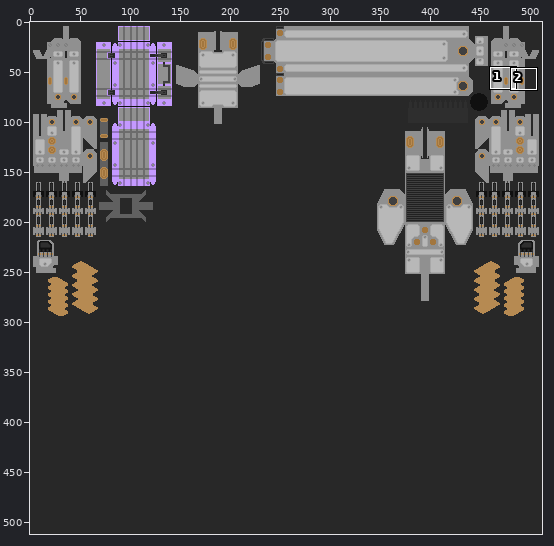
Two versions of one pixel-art file, exegesis_vrc_avatars/Assets/_exegesis/ncho/ncho_tex/ncho_props/ncho_props.aseprite. The picture above shows the old version from afar; the outline marks the close-up.
Close-up. Before:
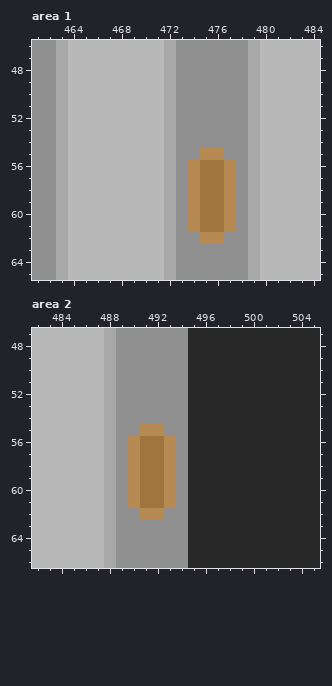
512x512 pixels, 1 frame. Colours within 5 levels of each other are drawn and written as one. Shown: area 1: x 461..484, y 46..65; area 2: x 482..505, y 47..66. The commit also changed other parts of the picture, which this record leaves out.
Once edited:
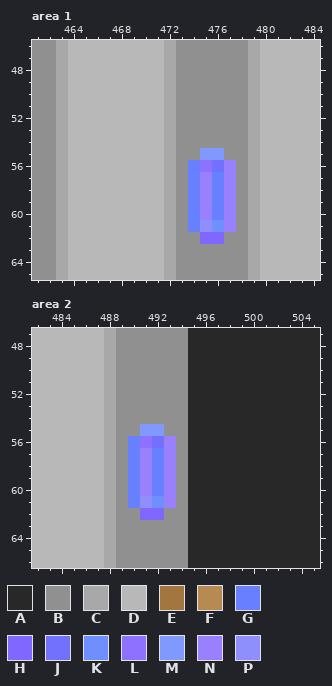
Palette (. is transparent): A #282828  B #909090  C #a8a8a8  D #b8b8b8  E #a2763e  F #b68a52  G #6780ff  H #8067ff  J #7171fd  K #718efd  L #8e71fe  M #8099ff  N #9980ff  P #8e8efd
Changes in this commit:
layer "normal/arm_pack_normal/mag_holsters_norm" now shown
--- area 1, layer "normal/arm_pack_normal/mag_holsters_norm"
@@ x 472..479 @@
 54 CBBBBBBC
-55 CBBFFBBC
-56 CBFEEFBC
-57 CBFEEFBC
-58 CBFEEFBC
-59 CBFEEFBC
-60 CBFEEFBC
-61 CBFEEFBC
-62 CBBFFBBC
+55 CBBMMBBC
+56 CBGLJNBC
+57 CBGNGNBC
+58 CBGNGNBC
+59 CBGNGNBC
+60 CBGNGNBC
+61 CBGPKNBC
+62 CBBHHBBC
 63 CBBBBBBC
--- area 2, layer "normal/arm_pack_normal/mag_holsters_norm"
@@ x 488..495 @@
 54 CBBBBBBA
-55 CBBFFBBA
-56 CBFEEFBA
-57 CBFEEFBA
-58 CBFEEFBA
-59 CBFEEFBA
-60 CBFEEFBA
-61 CBFEEFBA
-62 CBBFFBBA
+55 CBBMMBBA
+56 CBGLJNBA
+57 CBGNGNBA
+58 CBGNGNBA
+59 CBGNGNBA
+60 CBGNGNBA
+61 CBGPKNBA
+62 CBBHHBBA
 63 CBBBBBBA
